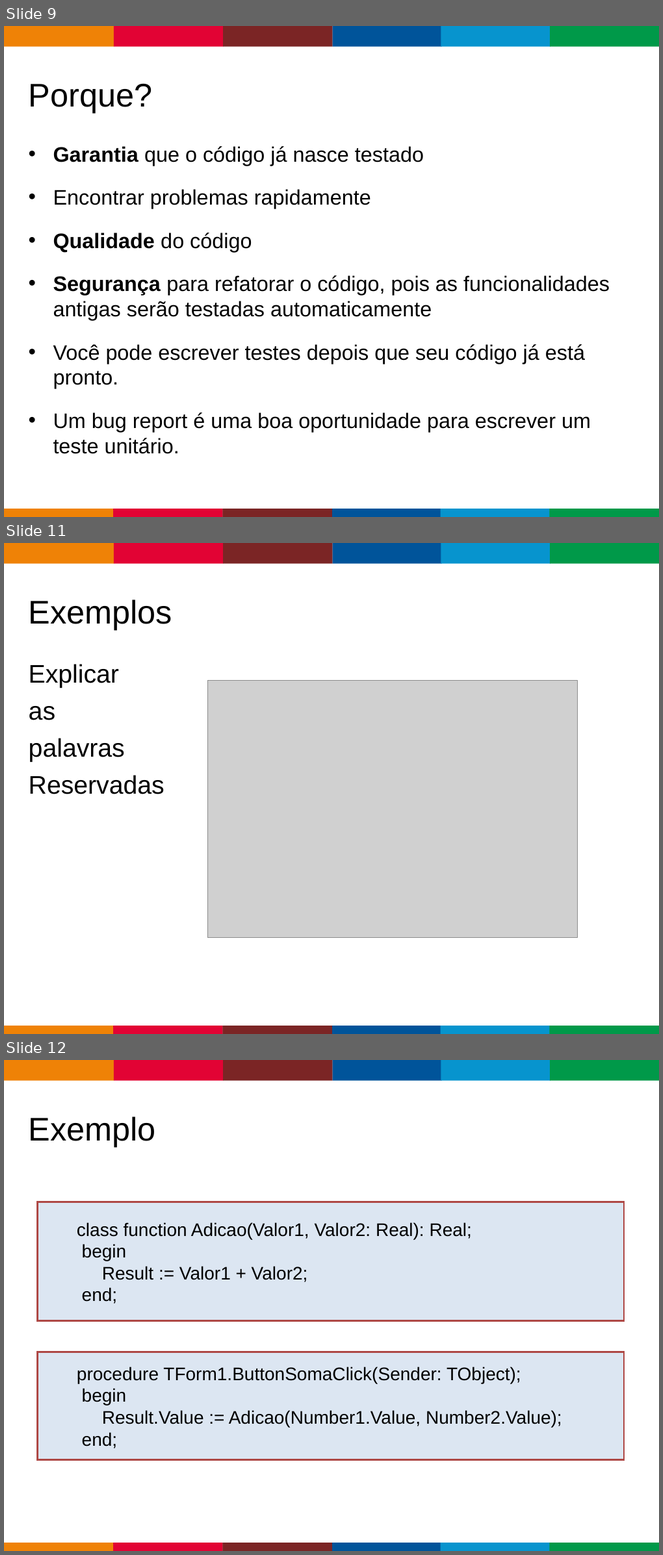
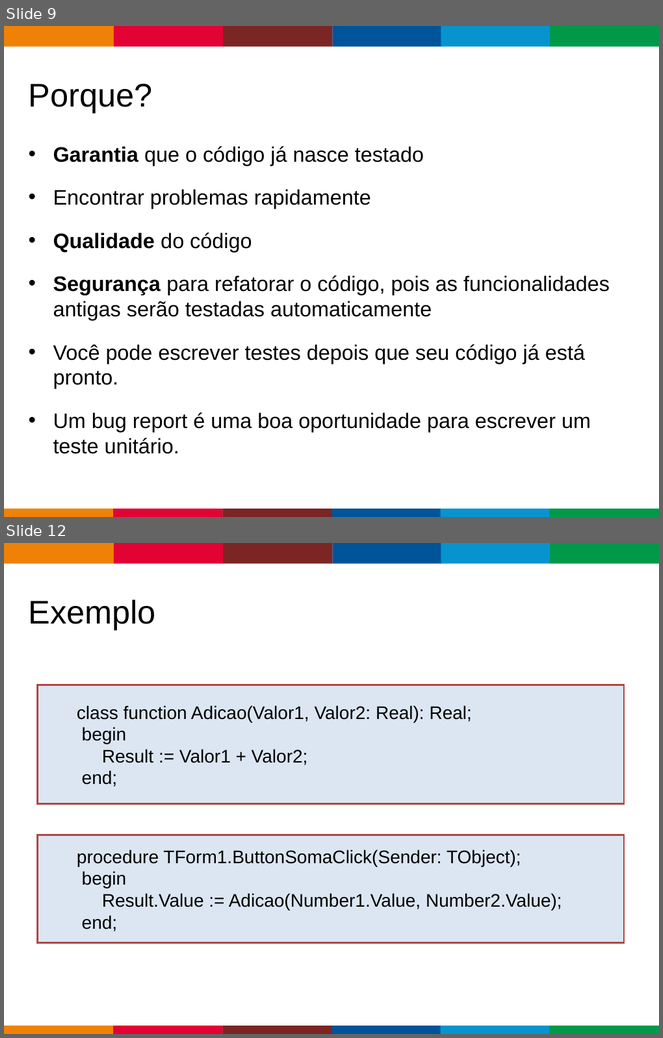
Before and after one commit to bravesoftdz/tdc-2017, a slide deck: Apresentação/Unittest.ppt. Shown one above the other, each under a label of ours: slides 9, 11 and 12 before the commit, slides 9 and 12 after it; the slides between them are not shown. The pictures are 663x1555 and 663x1038 pixels, drawn with LibreOffice and Linux fonts; fonts in the diff are those of the drawing; grey boxes stand for pictures; background and template pictures are left out. Boxes give left, top, right and bottom in pixels: in the first picture for what was removed or moved away, otherwise in the second. Text is boxed around its words. In the diff, an @@ line names an element or a change of style, - is before the commit and + after.

```diff
--- a/Apresentação/Unittest.ppt
+++ b/Apresentação/Unittest.ppt
@@ slide 11 removed at bbox=[4, 543, 659, 1034], background #FFFFFF; not listed: 13 template elements that a slide beside it also shows @@
@@ title removed at bbox=[29, 600, 172, 630] @@
-Exemplos
@@ text removed at bbox=[29, 664, 165, 795] @@
-Explicar
-as
-palavras
-Reservadas
@@ picture removed at bbox=[207, 681, 577, 938] @@
```
Also in this commit, not shown: 4 slides changed, 3 slides added, 2 other files.
